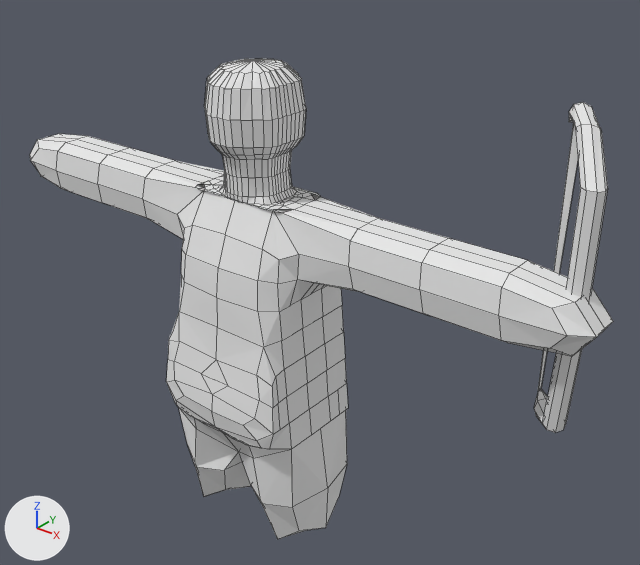
The Blender file Assets/Models/Player.blend as it was, and as the next commit left it.
One viewpoint serves both versions: a 50 mm lens placed at (0.83, -11.37, 7.49), pointed at (-4.38, -4.86, 3.45). The lights are fixed; the arrows at lower left show +X, +Y and +Z. Mesh edges are drawn as thin lines.

Objects in the first picture: 'Bow ', 'Player'.
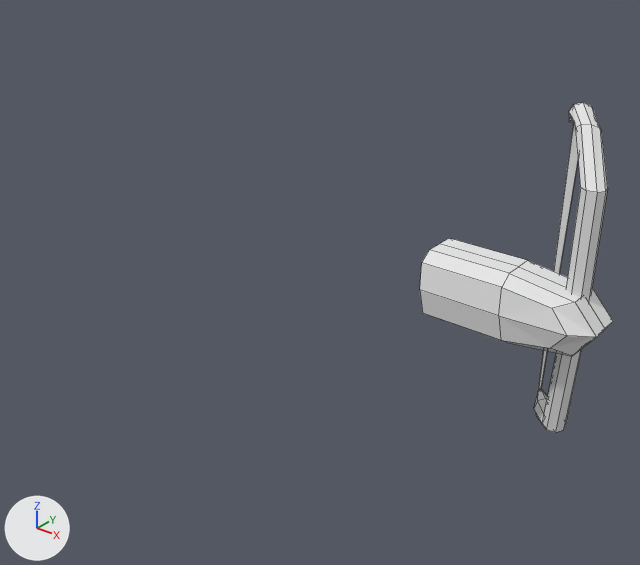
Location of each change, (x1, y1, x2, y2) in pixels of the pictures (640 x 565 px):
'Player', hidden: before (30, 59, 448, 539)

What changed in the scene script:
```text
Change ob_player:
    ob_player.scale: (1.01, 0.735, 1.64) -> (1.0, 1.0, 1.0)
    ob_player.location: (-4.85, -5.23, 3.32) -> (0.0, 0.0, 0.0)
    add ob_player.hide_viewport = True
```
